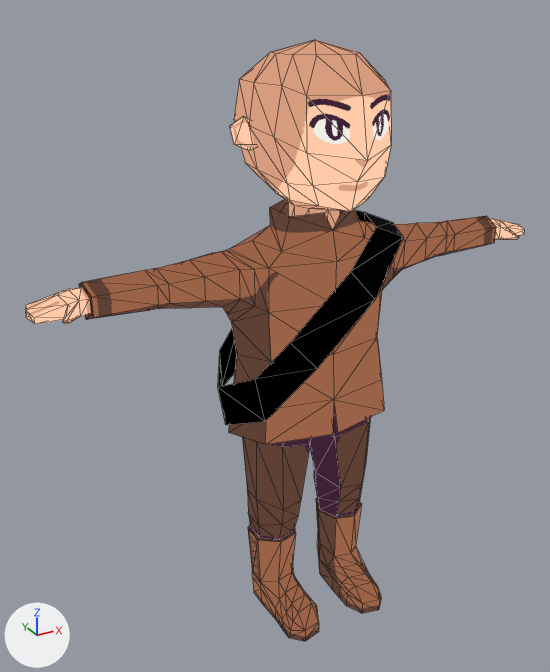
What one commit did to the glTF model res/entities/human.glb.
Both versions are drawn from a 50 mm camera at (-1.212, -1.969, 2.037) aimed at (-0.094, 0.064, 1.02). Every picture has the same lights, and +X, +Y and +Z are marked at lower left. Mesh edges are drawn as thin lines. Where no turn or scale is listed for an object, it has been applied to the vertices.

Names of what the first picture shows: 'human'.
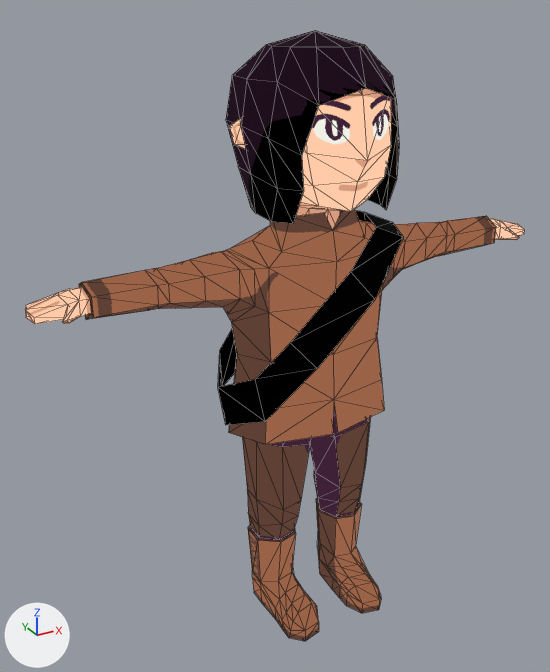
What differs and where, as boxes [x1, y1, x2, y2] in the pictures (550 x 672 px):
'hair', added: after [226, 30, 399, 224]

Diff of the bpy script that builds the scene:
```diff
--- a/res/entities/human.glb.py
+++ b/res/entities/human.glb.py
@@ img_hair @@
+img_hair = load_image('hair', '_unpacked/hair', 512, 512, 'sRGB')
@@ mat_hair @@
+mat_hair = bpy.data.materials.new('hair')
+# colours: black #000000
+# uses the picture img_hair
@@ me_cube_001 @@
+me_cube_001.from_pydata(...)  # 58 vertices, 96 faces; spans x -0.238..0.238, y -0.259..0.264, z 0.07..0.575
+me_cube_001.materials.append(mat_hair)
@@ ob_hair @@
+ob_hair = bpy.data.objects.new('hair', me_cube_001)
+ob_hair.location = (0.0, 0.0, 1.387)
```
